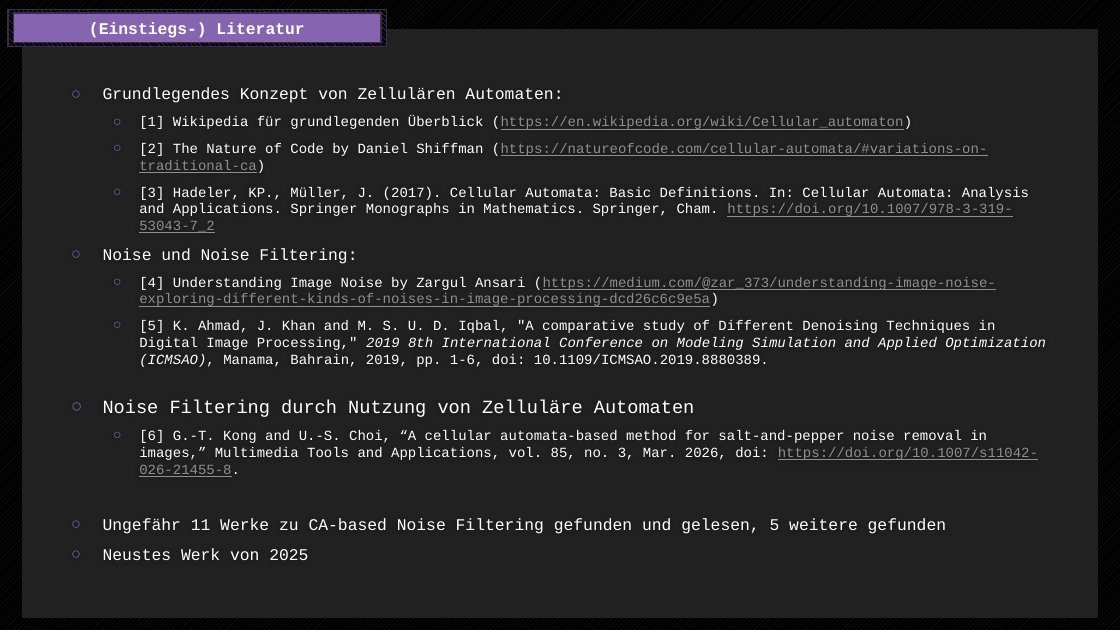
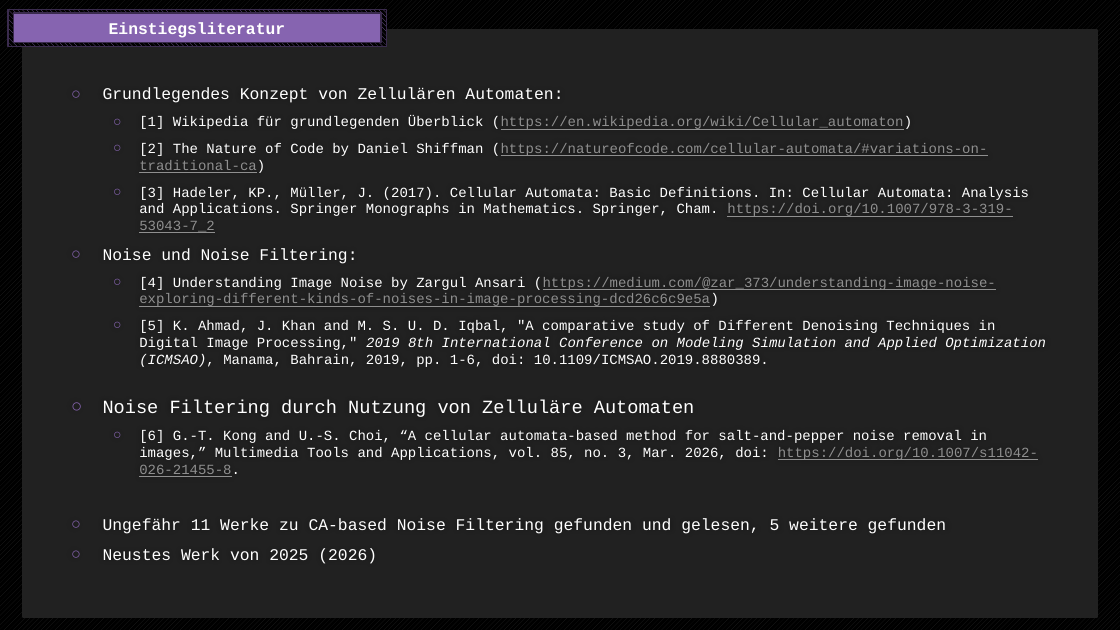
Before and after one commit to endorivium/informational-mastery, a slide deck: slide 7 of STI/CellularAutomata/3_presentation/Zwischenstand.pptx (slide 6 before the commit). Drawn at 1120x630 pixels with LibreOffice and Linux fonts; fonts in the diff are those of the drawing. Boxes give left, top, right and bottom in pixels: in the first picture for what was removed or moved away, otherwise in the second. Text is boxed around its words. In the diff, an @@ line names an element or a change of style, - is before the commit and + after.

```diff
--- a/STI/CellularAutomata/3_presentation/Zwischenstand.pptx
+++ b/STI/CellularAutomata/3_presentation/Zwischenstand.pptx
@@ text in rectangle at (109, 22, 286, 38): text changed @@
-(Einstiegs-) Literatur
+Einstiegsliteratur
@@ text at (103, 548, 377, 564): text changed @@
-○ Neustes Werk von 2025
+○ Neustes Werk von 2025 (2026)
```
Also in this commit, not shown: 2 other slides changed, 1 slide added, 3 other files.
